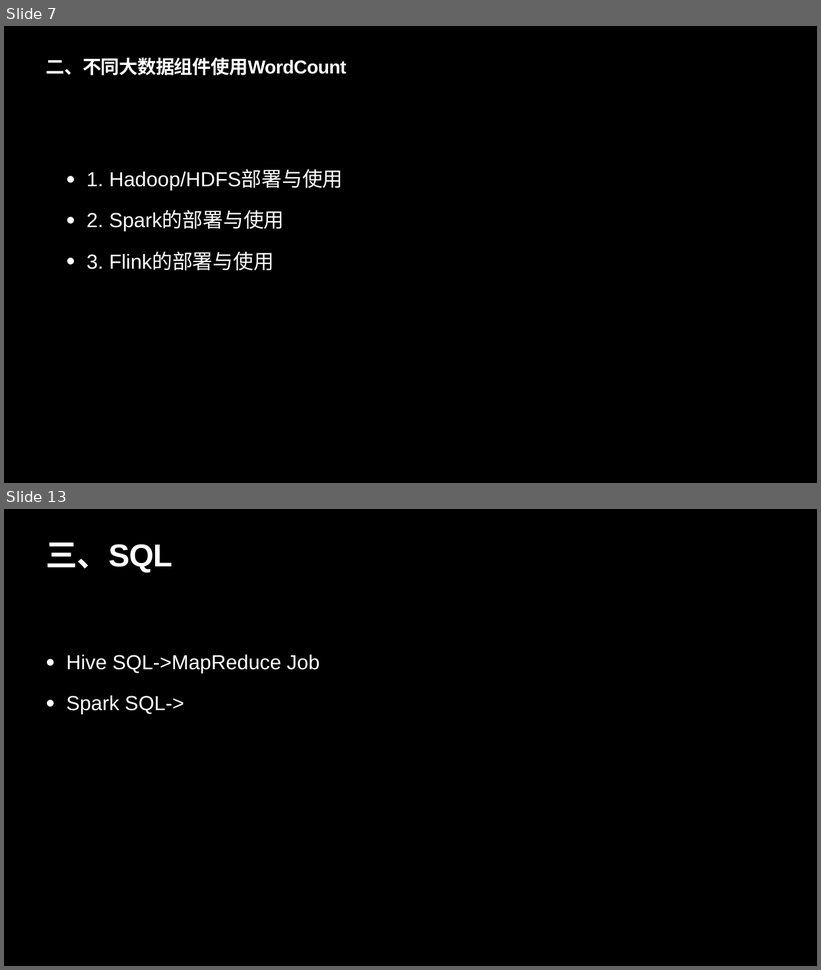
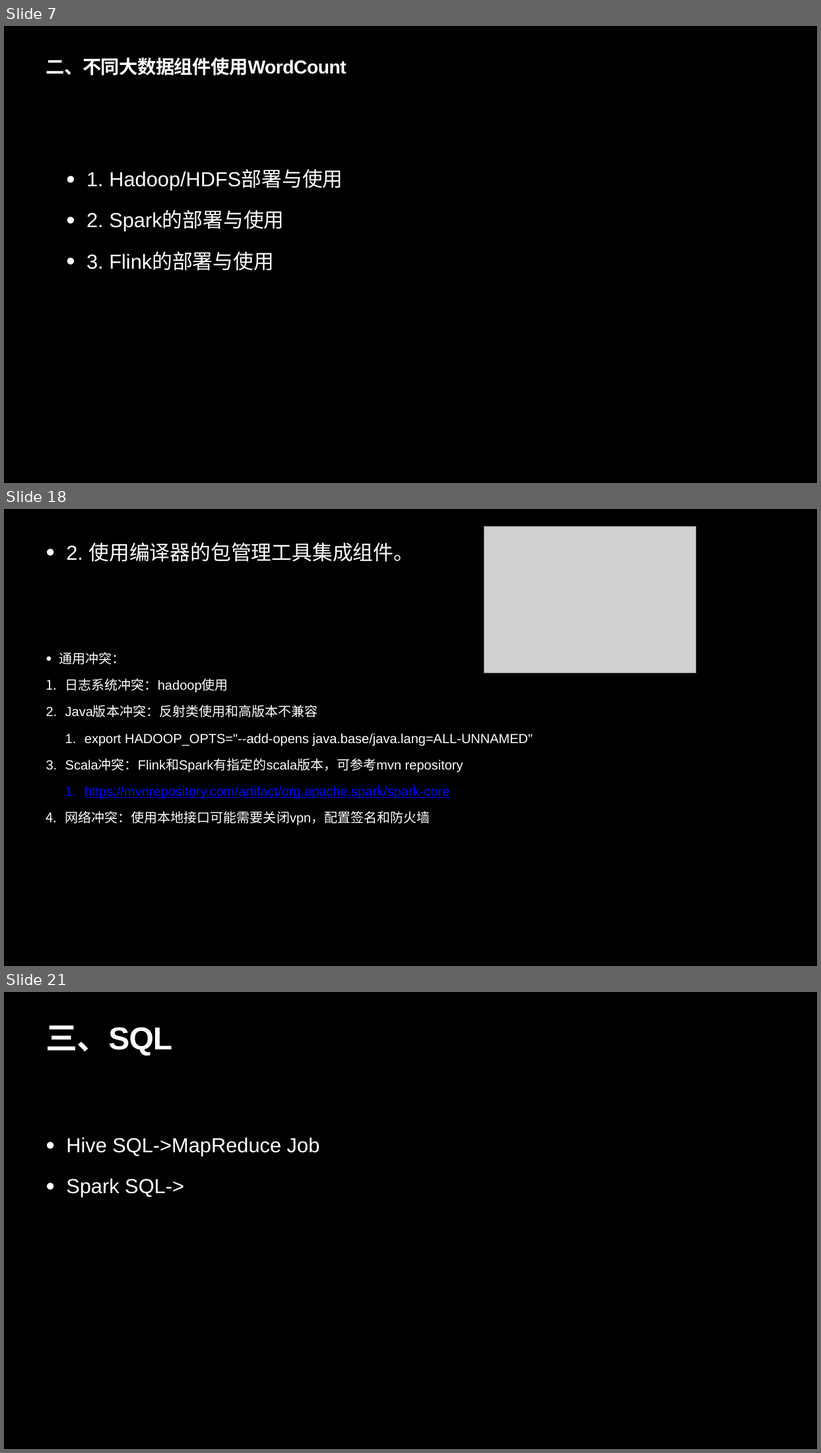
Before and after one commit to LinusLarrabee/bigData, a slide deck: src/doc/大数据组件调研.pptx. Shown one above the other, each under a label of ours: slides 7 and 13 before the commit, slides 7, 18 and 21 after it; the slides between them are not shown. The pictures are 821x970 and 821x1453 pixels, drawn with LibreOffice and Linux fonts; fonts in the diff are those of the drawing; grey boxes stand for pictures. Boxes give left, top, right and bottom in pixels: in the first picture for what was removed or moved away, otherwise in the second. Text is boxed around its words. In the diff, an @@ line names an element or a change of style, - is before the commit and + after.

```diff
--- a/src/doc/大数据组件调研.pptx
+++ b/src/doc/大数据组件调研.pptx
@@ slide 18 added at (x1=4, y1=509, x2=817, y2=966), background #000000 @@
@@ picture added at (x1=484, y1=526, x2=696, y2=673) @@
@@ title added at (x1=66, y1=543, x2=415, y2=562), 48 pt, text #FFFFFF @@
+• 2. 使用编译器的包管理工具集成组件。
@@ text added at (x1=59, y1=652, x2=533, y2=825), 31.2 pt, text #FFFFFF @@
+• 通用冲突：
+1. 日志系统冲突：hadoop使用
+2. Java版本冲突：反射类使用和高版本不兼容
+  1. export HADOOP_OPTS="--add-opens java.base/java.lang=ALL-UNNAMED"
+3. Scala冲突：Flink和Spark有指定的scala版本，可参考mvn repository
+  1. https://mvnrepository.com/artifact/org.apache.spark/spark-core
+4. 网络冲突：使用本地接口可能需要关闭vpn，配置签名和防火墙
@@ what was slide 13 is now slide 21 @@
```
Also in this commit, not shown: 7 slides changed, 10 other slides added, 6 slides removed, 5 other files.
